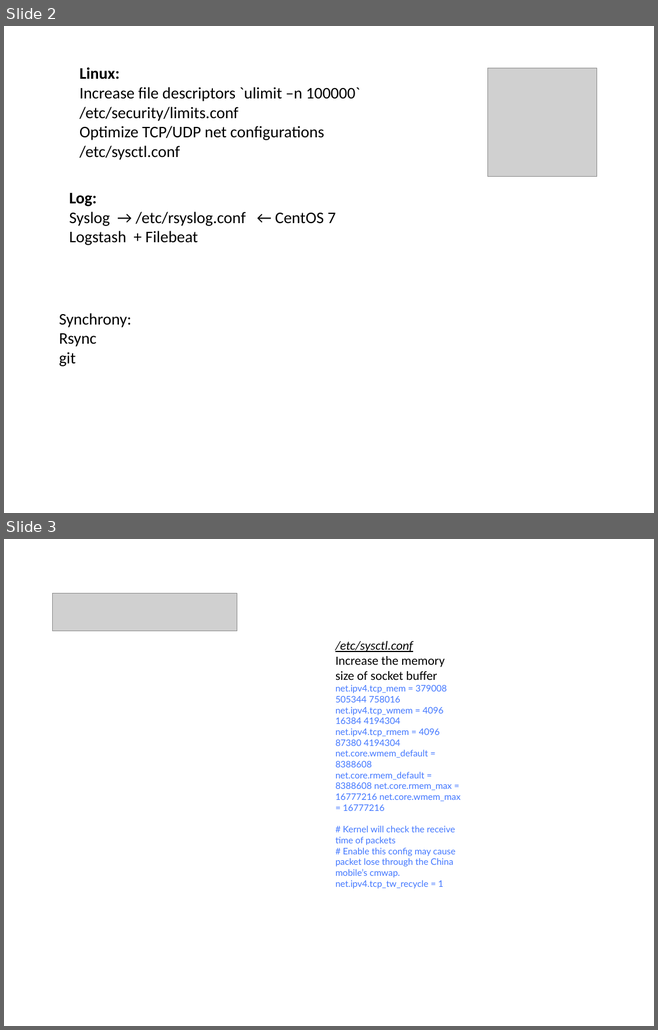
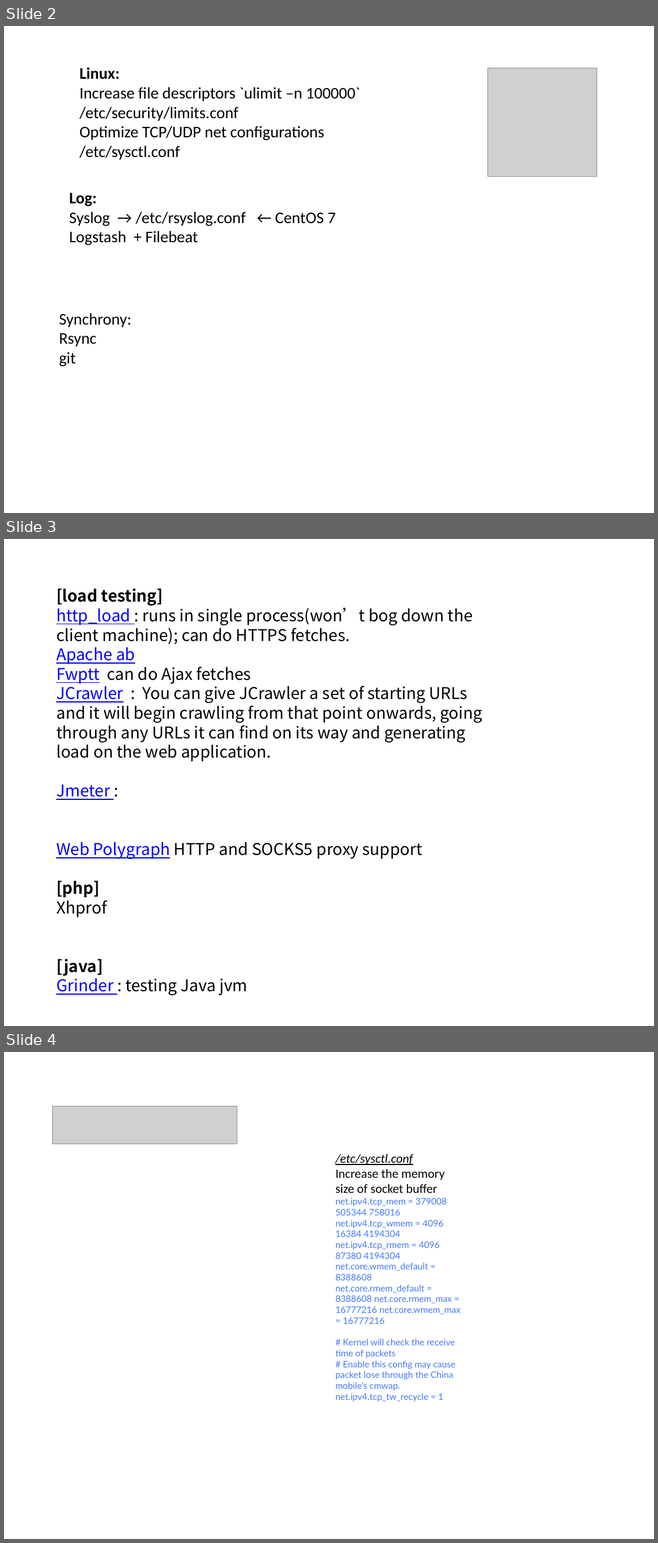
Before and after one commit to guoyu07/NotesPublic, a slide deck: Aario-PPT/IT/3. Optimize Web Servers.pptx. Shown one above the other, each under a label of ours: slides 2 and 3 before the commit, slides 2, 3 and 4 after it. The pictures are 658x1030 and 658x1543 pixels, drawn with LibreOffice and Linux fonts; fonts in the diff are those of the drawing; grey boxes stand for pictures. Boxes give left, top, right and bottom in pixels: in the first picture for what was removed or moved away, otherwise in the second. Text is boxed around its words. In the diff, an @@ line names an element or a change of style, - is before the commit and + after.

Commit message:
load testing tools in Optimize Web Servers.ppt

```diff
--- a/Aario-PPT/IT/3. Optimize Web Servers.pptx
+++ b/Aario-PPT/IT/3. Optimize Web Servers.pptx
@@ slide 3 added at (4, 539, 654, 1026), background #FFFFFF @@
@@ text added at (56, 588, 482, 995), 18 pt, text #000000 @@
+[load testing]
+http_load : runs in single process(won’t bog down the client machine); can do HTTPS fetches.
+Apache ab
+Fwptt can do Ajax fetches
+JCrawler : You can give JCrawler a set of starting URLs and it will begin crawling from that point onwards, going through any URLs it can find on its way and generating load on the web application.
+Jmeter :
+Web Polygraph HTTP and SOCKS5 proxy support
+[php]
+Xhprof
+[java]
+Grinder : testing Java jvm
@@ what was slide 3 is now slide 4 @@
```
Also in this commit, not shown: 1 slide changed, 1 other file.
